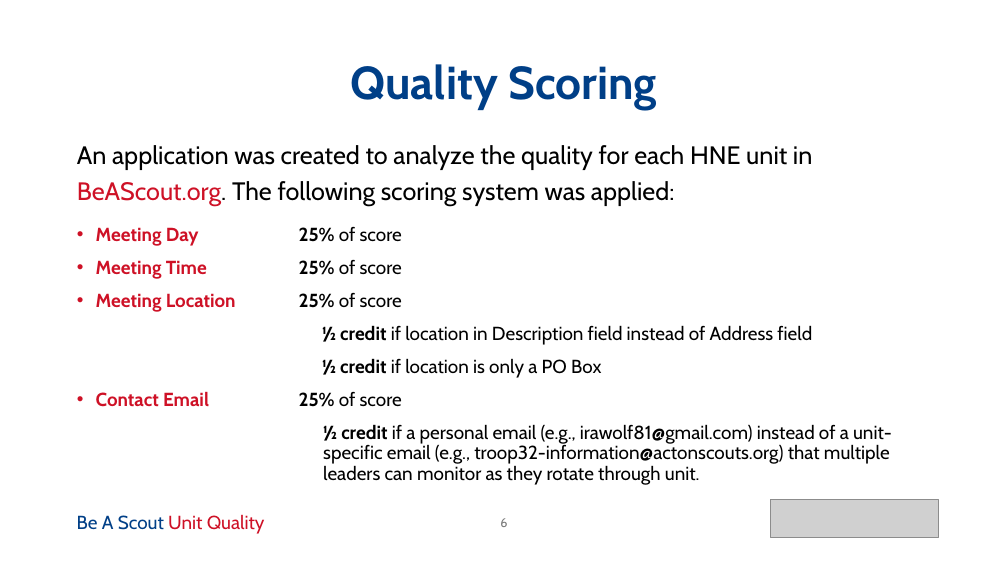
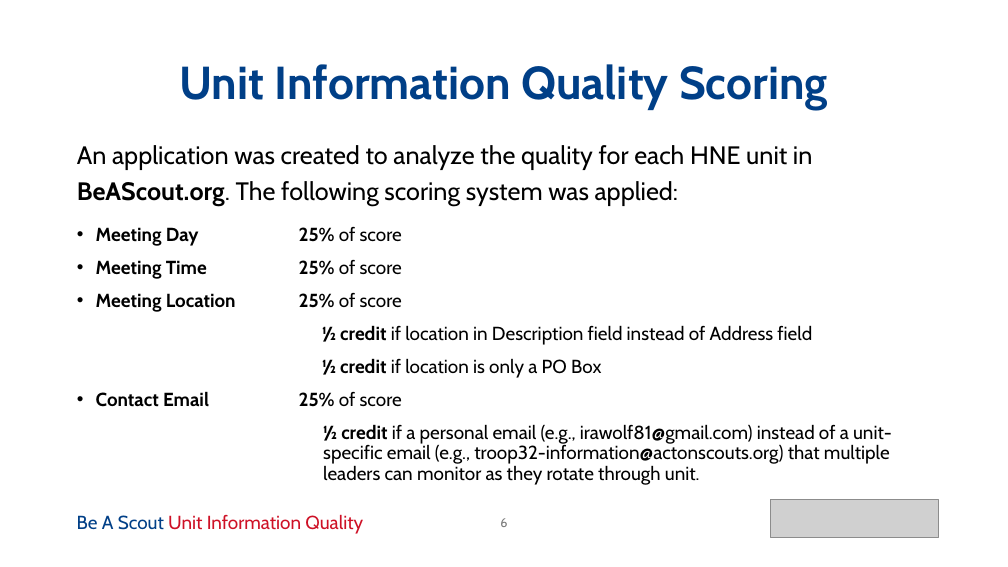
Before and after one commit to iwolf81/beascout, a slide deck: slide 6 of docs/BeAScout_Roundtable_Presentation_13Oct2025.pptx. Drawn at 1008x567 pixels with LibreOffice and Linux fonts; fonts in the diff are those of the drawing; grey boxes stand for pictures. Boxes give left, top, right and bottom in pixels: in the first picture for what was removed or moved away, otherwise in the second. Text is boxed around its words. In the diff, an @@ line names an element or a change of style, - is before the commit and + after.

Commit message:
Update BeAScout Roundtable presentation with post-presentation feedback
- Incorporates feedback from October 13, 2025 roundtable presentation
- Replaces original with improved version based on audience input

```diff
--- a/docs/BeAScout_Roundtable_Presentation_13Oct2025.pptx
+++ b/docs/BeAScout_Roundtable_Presentation_13Oct2025.pptx
@@ title at (179, 64, 828, 110): text changed @@
-Quality Scoring
+Unit Information Quality Scoring
@@ text at (77, 145, 812, 407): text colour #CE1126 to #000000 in "BeAScout.org.", "Meeting Day", "Meeting Time", "Meeting Location" and 1 more places; bold on in "BeAScout.org." @@
@@ text at (77, 514, 363, 534): text changed @@
-Be A Scout Unit Quality
+Be A Scout Unit Information Quality
```
Also in this commit, not shown: 11 other slides changed.
